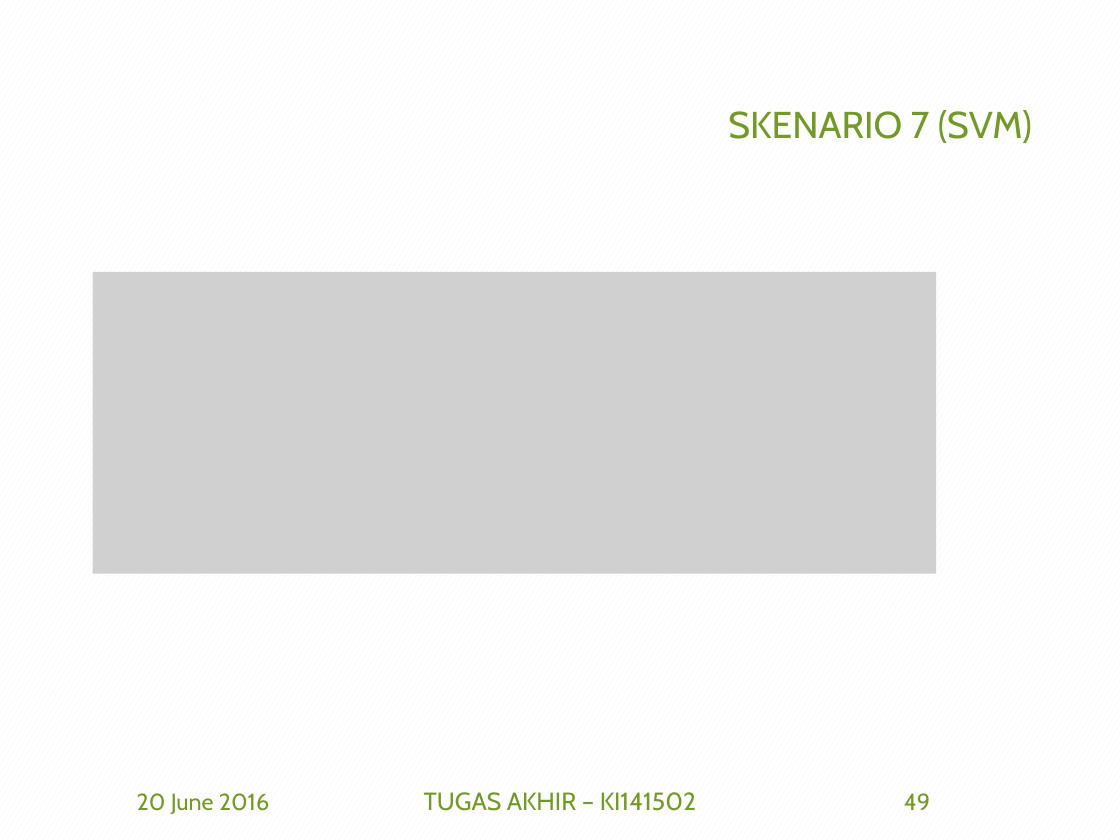
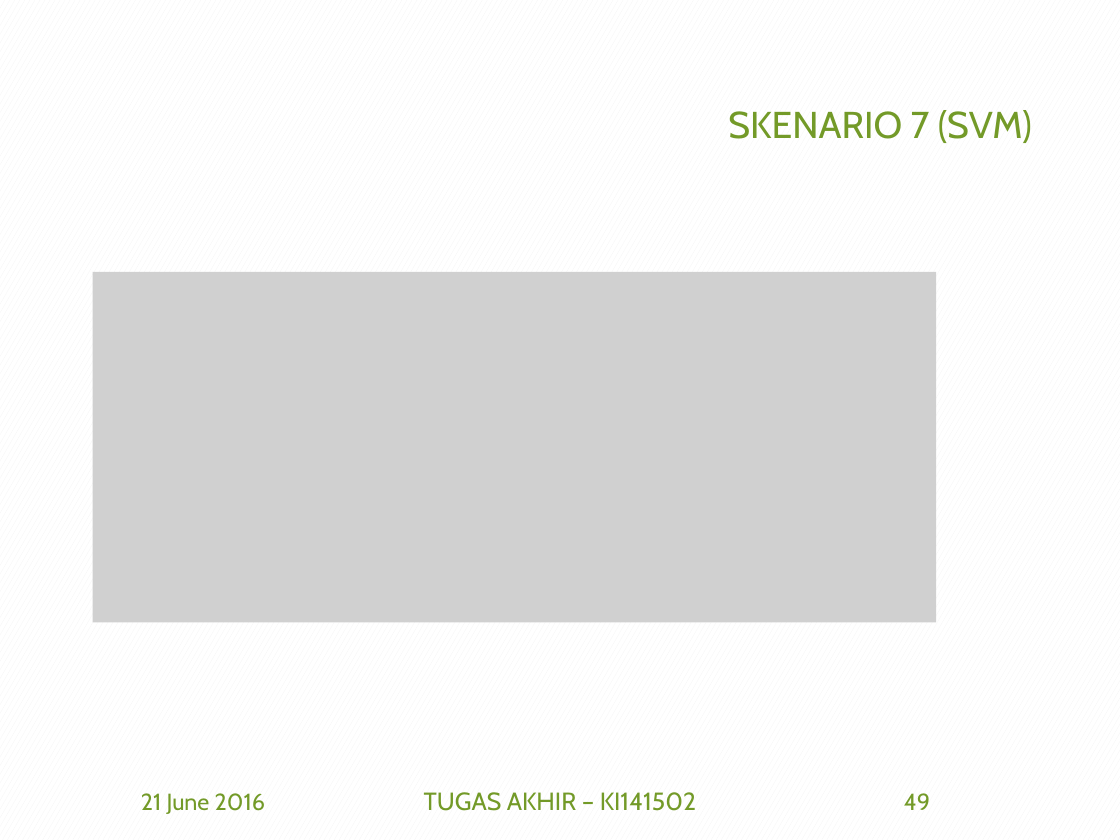
Before and after one commit to afdhalbasith/TA, a slide deck: slide 49 of SiapSidang/5112100153_Afdhal B.pptx. Drawn at 1120x840 pixels with LibreOffice and Linux fonts; fonts in the diff are those of the drawing; grey boxes stand for pictures; background and template pictures are left out. Boxes give left, top, right and bottom in pixels: in the first picture for what was removed or moved away, otherwise in the second. Text is boxed around its words. In the diff, an @@ line names an element or a change of style, - is before the commit and + after.

```diff
--- a/SiapSidang/5112100153_Afdhal B.pptx
+++ b/SiapSidang/5112100153_Afdhal B.pptx
@@ picture: place and size @@
-picture at [93, 272, 936, 575]
+picture at [93, 272, 936, 623]
@@ text at [141, 793, 265, 814]: text changed @@
-20 June 2016
+21 June 2016
```
Also in this commit, not shown: 86 other slides changed, 14 slides removed.
